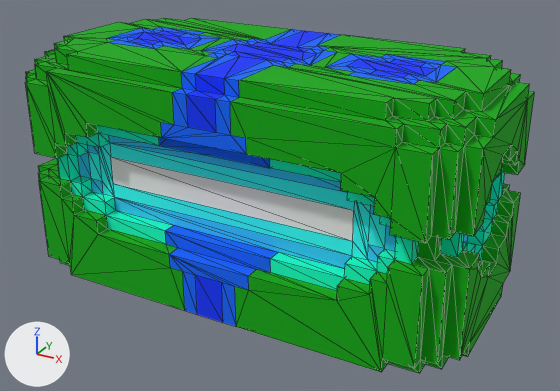
One commit to the OBJ model Assets/3D Models/defaultSkin/bothPowerUps/bothPowerUps.obj: the scene before it, then after it.
Camera for both pictures: a camera (50 mm lens) standing at (2.49, -4.38, 1.98) and looking at (0.1, -0.04, -0.19). The lights are fixed; the arrows at lower left show +X, +Y and +Z. Mesh edges are drawn as thin lines. Where no turn or scale is listed for an object, it has been applied to the vertices. Vertices at the same position are counted once.

Before the edit, the objects in view are built like this:
```python
me_untitled = bpy.data.meshes.new('Untitled')
me_untitled.from_pydata(...)  # 832 vertices, 1660 faces; spans x -1.6..1.6, y -0.8..0.8, z -0.8..0.8
me_untitled.materials.append(mat_palette)  # picture img_bothpowerups_png
ob_untitled = bpy.data.objects.new('Untitled', me_untitled)
ob_untitled.location = (0.0, 0.0, 0.0)
```
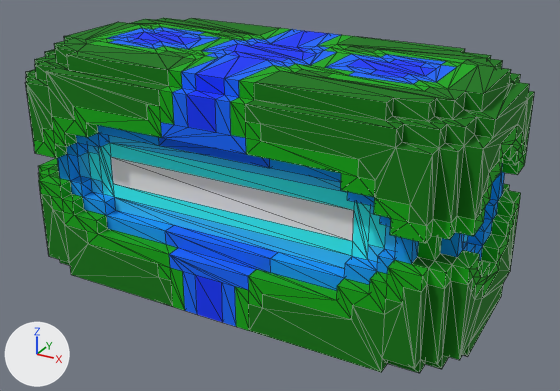
Commit message: Redesigned bothPowerUps.obj

Pixel boxes [x1, y1, x2, y2] of what changed, in the pictures (560 x 391 px):
part 1 of me_untitled, added (green): after [25, 18, 535, 372]
part 2 of me_untitled, surface changed (green to blue): [57, 125, 505, 291] in both

The change in detail:
me_untitled is used by ob_untitled; location (0.0, 0.0, 0.0).
me_untitled had 832 vertices, 1660 faces and spanned x -1.6..1.6, y -0.8..0.8, z -0.8..0.8.
me_untitled now has 1055 vertices, 2106 faces and spans x -1.6..1.6, y -0.8..0.8, z -0.8..0.8.
me_untitled part 1: 223 vertices added at x -1.6..1.6, y -0.8..0.8, z -0.8..0.8.
me_untitled part 2: 304 kept faces spanning x -1.5..1.5, y -0.7..0.7, z -0.4..0.4 get new texture (UV) coordinates.
